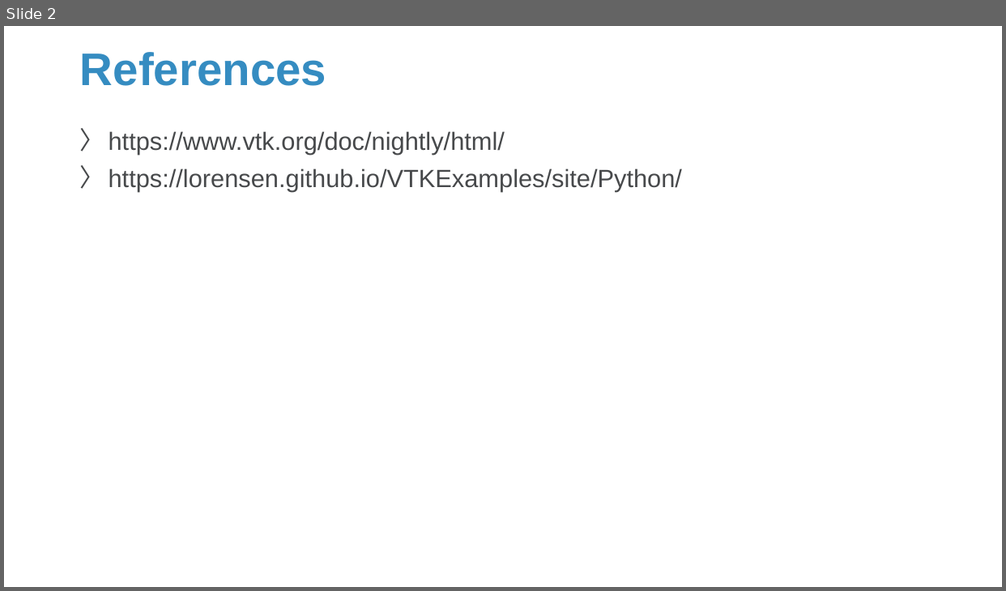
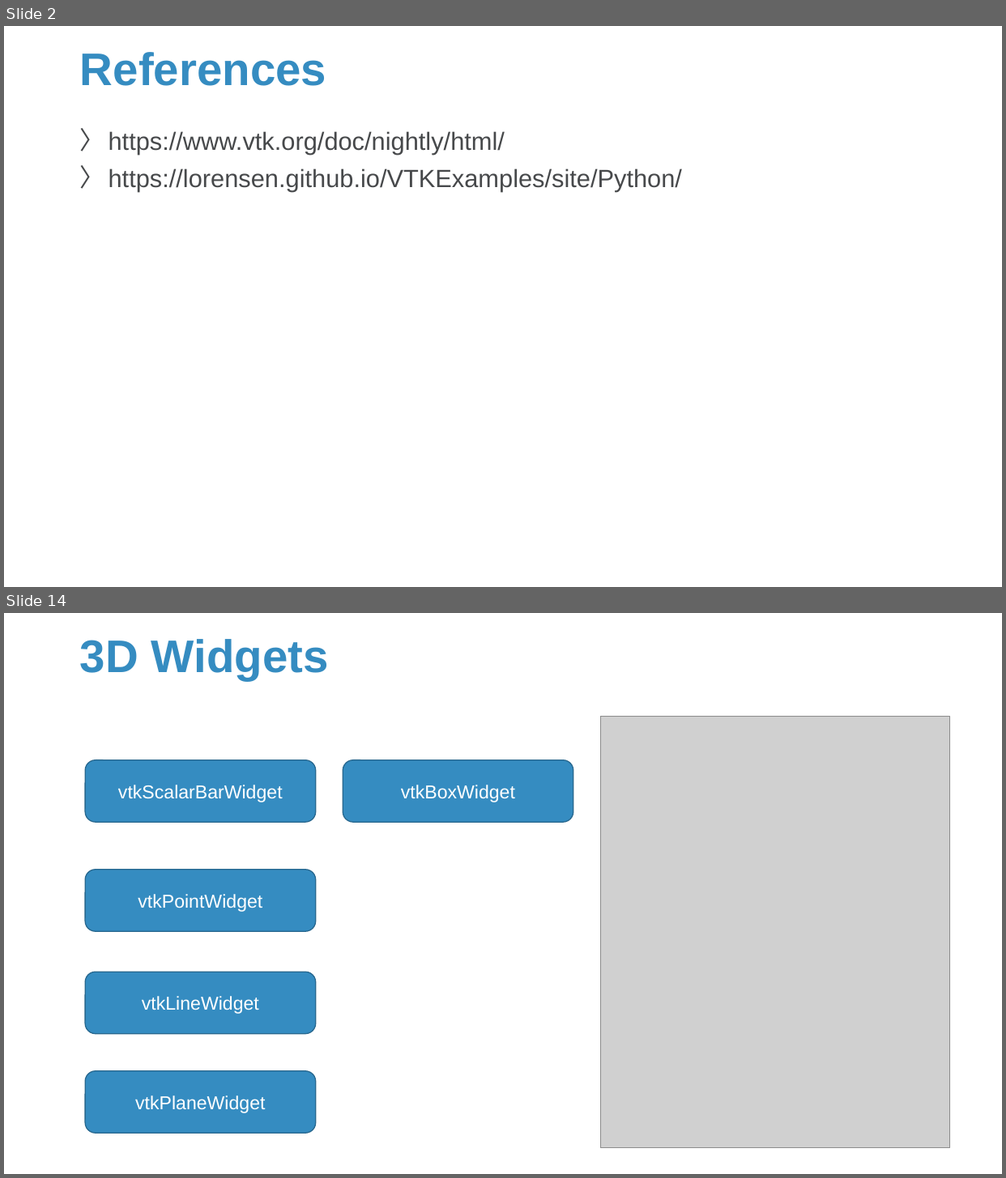
Before and after one commit to Sparks-Lu/TechNotes, a slide deck: 3D/VTK-Notes.pptx. Shown one above the other, each under a label of ours: slide 2 before the commit, slides 2 and 14 after it; the slides between them are not shown. The pictures are 1006x591 and 1006x1178 pixels, drawn with LibreOffice and Linux fonts; fonts in the diff are those of the drawing; grey boxes stand for pictures; background and template pictures are left out. Boxes give left, top, right and bottom in pixels: in the first picture for what was removed or moved away, otherwise in the second. Text is boxed around its words. In the diff, an @@ line names an element or a change of style, - is before the commit and + after.

```diff
--- a/3D/VTK-Notes.pptx
+++ b/3D/VTK-Notes.pptx
@@ slide 14 added at [4,613,1002,1174], background picture (left out) @@
@@ title added at [80,639,329,681], 44 pt, text #358CC1, bold @@
+3D Widgets
@@ picture added at [601,717,949,1148] @@
@@ rounded rectangle added at [85,760,315,823], fill #358CC1, outline #27688F 1 pt, 18 pt, text #FFFFFF @@
+vtkScalarBarWidget
@@ rounded rectangle added at [343,760,573,823], fill #358CC1, outline #27688F 1 pt, 18 pt, text #FFFFFF @@
+vtkBoxWidget
@@ rounded rectangle added at [85,870,315,932], fill #358CC1, outline #27688F 1 pt, 18 pt, text #FFFFFF @@
+vtkPointWidget
@@ rounded rectangle added at [85,973,315,1034], fill #358CC1, outline #27688F 1 pt, 18 pt, text #FFFFFF @@
+vtkLineWidget
@@ rounded rectangle added at [85,1071,315,1133], fill #358CC1, outline #27688F 1 pt, 18 pt, text #FFFFFF @@
+vtkPlaneWidget
```
Also in this commit, not shown: 1 slide changed, 13 other slides added, 13 other files.
